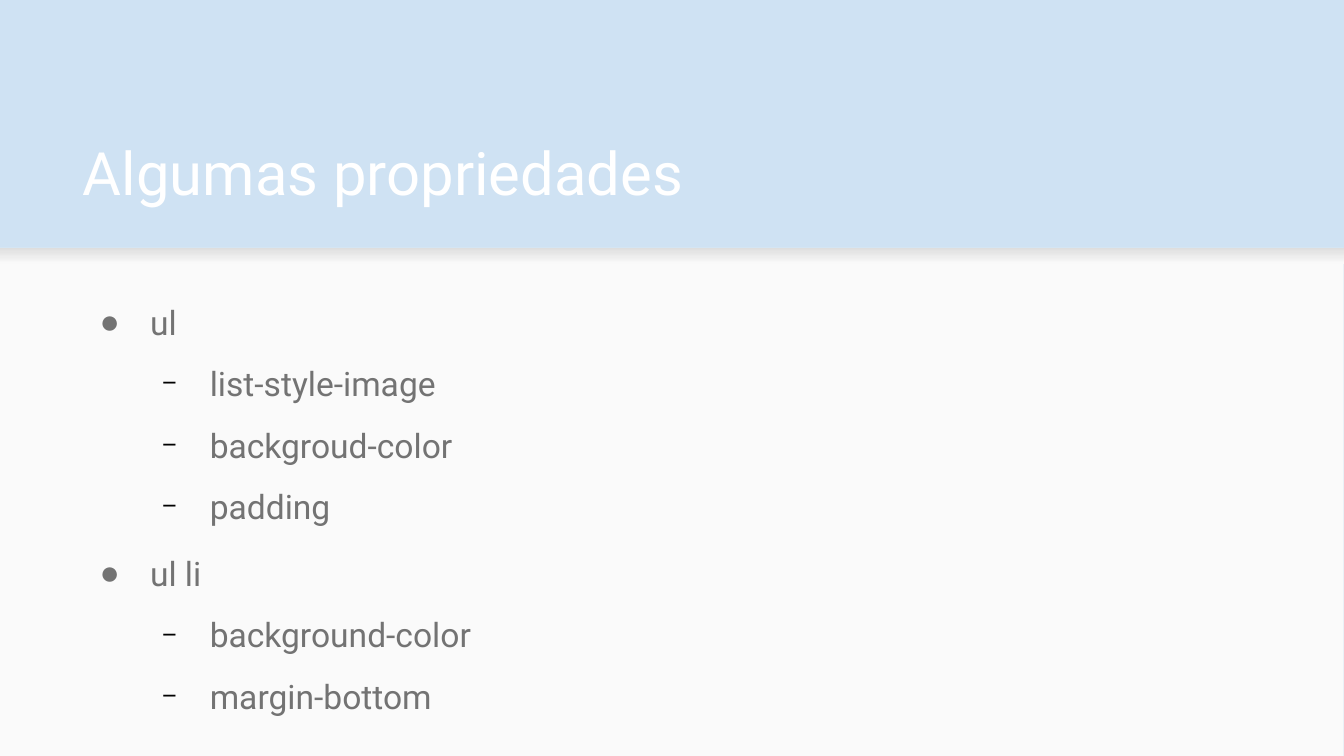
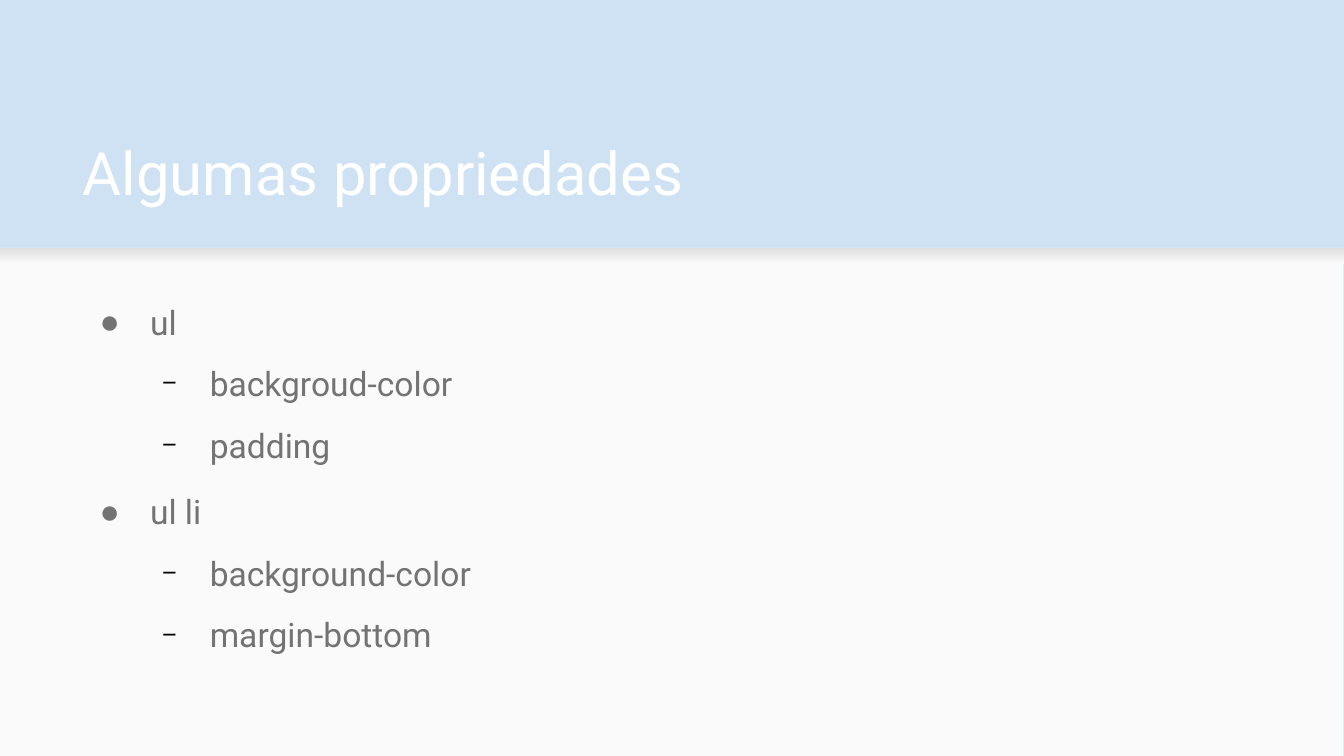
Before and after one commit to fboldt/aulasweb, a slide deck: slide 3 of slides/CSS - Listas.odp. Drawn at 1344x756 pixels with LibreOffice and Linux fonts; fonts in the diff are those of the drawing. Boxes give left, top, right and bottom in pixels: in the first picture for what was removed or moved away, otherwise in the second. Text is boxed around its words. In the diff, an @@ line names an element or a change of style, - is before the commit and + after.

```diff
--- a/slides/CSS - Listas.odp
+++ b/slides/CSS - Listas.odp
@@ text at (x1=210, y1=371, x2=436, y2=403): paragraph removed @@
-  − list-style-image
```
Also in this commit, not shown: 1 other slide changed, 1 slide removed, 2 other files.
